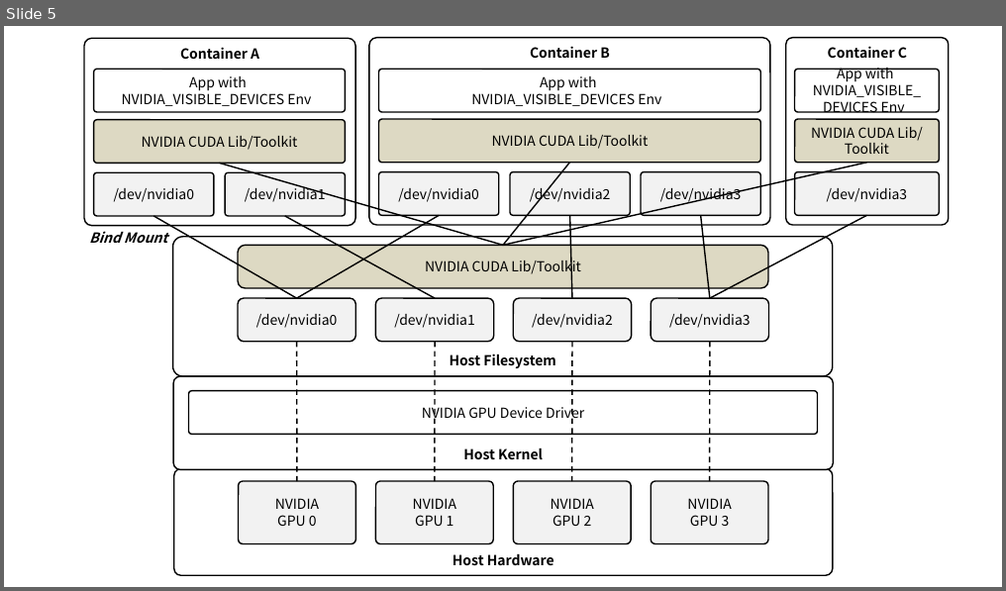
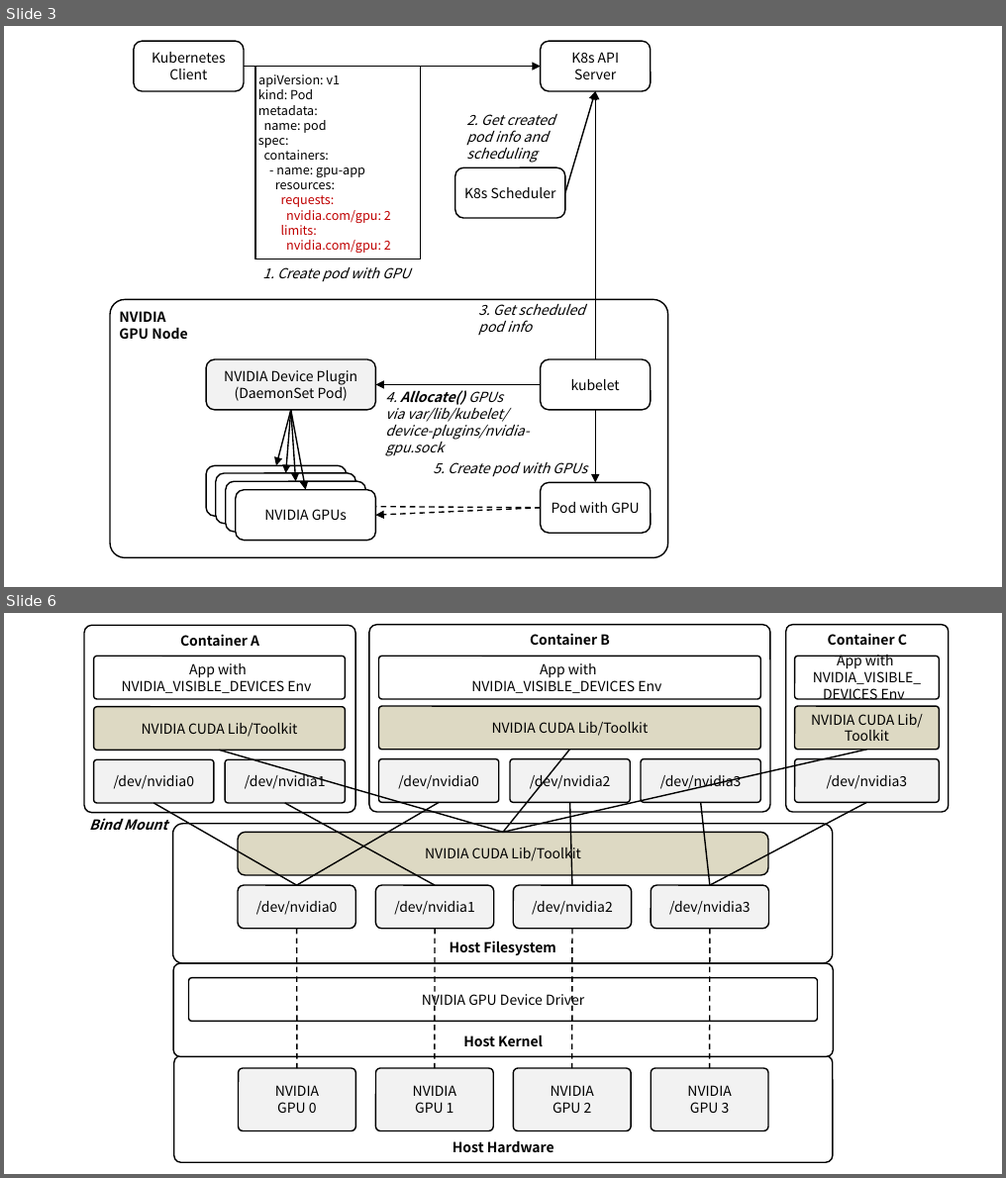
Before and after one commit to ssup2/blog-software, a slide deck: content/docs/theory-analysis/kubernetes-nvidia-device-plugin/images/images.pptx. Shown one above the other, each under a label of ours: slide 5 before the commit, slides 3 and 6 after it; the slides between them are not shown. The pictures are 1006x591 and 1006x1178 pixels, drawn with LibreOffice and Linux fonts; fonts in the diff are those of the drawing. Boxes give left, top, right and bottom in pixels: in the first picture for what was removed or moved away, otherwise in the second. Text is boxed around its words. In the diff, an @@ line names an element or a change of style, - is before the commit and + after.

```diff
--- a/content/docs/theory-analysis/kubernetes-nvidia-device-plugin/images/images.pptx
+++ b/content/docs/theory-analysis/kubernetes-nvidia-device-plugin/images/images.pptx
@@ slide 3 added at (x1=4, y1=26, x2=1002, y2=587), background #FFFFFF @@
@@ rounded rectangle added at (x1=134, y1=41, x2=244, y2=91), fill #FFFFFF, outline #000000 1 pt, 10 pt, text #000000 @@
+Kubernetes
+Client
@@ rounded rectangle added at (x1=540, y1=41, x2=649, y2=91), fill #FFFFFF, outline #000000 1 pt, 10 pt, text #000000 @@
+K8s API
+Server
@@ arrow added from (244, 66) to (540, 66), #000000 1 pt @@
@@ rectangle added at (x1=255, y1=66, x2=420, y2=260), fill #FFFFFF, outline #000000 1 pt, 9 pt, text #000000 @@
+apiVersion: v1
+kind: Pod
+metadata:
+name: pod
+spec:
+containers:
+- name: gpu-app
+resources:
+requests:
+nvidia.com/gpu: 2
+limits:
+nvidia.com/gpu: 2
@@ arrow added from (564, 192) to (596, 91), #000000 1 pt @@
@@ arrow added from (596, 360) to (596, 91), #000000 1 pt @@
@@ rounded rectangle added at (x1=455, y1=123, x2=579, y2=152), 10 pt, text #000000, italic @@
+2. Get created pod info and
+scheduling
@@ rounded rectangle added at (x1=455, y1=168, x2=564, y2=218), fill #FFFFFF, outline #000000 1 pt, 10 pt, text #000000 @@
+K8s Scheduler
@@ text added at (x1=262, y1=268, x2=411, y2=281), 10 pt, text #000000, italic @@
+1. Create pod with GPU
@@ rounded rectangle added at (x1=110, y1=299, x2=667, y2=558), fill #FFFFFF, outline #000000 1 pt, 10 pt, text #000000, bold @@
+NVIDIA
+GPU Node
@@ rounded rectangle added at (x1=467, y1=304, x2=614, y2=333), 10 pt, text #000000, italic @@
+3. Get scheduled
+pod info
@@ rounded rectangle added at (x1=207, y1=360, x2=376, y2=409), fill #F2F2F2, outline #000000 1 pt, 10 pt, text #000000 @@
+NVIDIA Device Plugin
+(DaemonSet Pod)
@@ rounded rectangle added at (x1=540, y1=360, x2=649, y2=409), fill #FFFFFF, outline #000000 1 pt, 10 pt, text #000000 @@
+kubelet
@@ arrow added from (291, 410) to (276, 467), #000000 1 pt @@
@@ arrow added from (291, 410) to (285, 473), #000000 1 pt @@
@@ arrow added from (291, 410) to (305, 490), #000000 1 pt @@
@@ arrow added from (291, 410) to (295, 482), #000000 1 pt @@
@@ arrow added from (540, 385) to (375, 385), #000000 1 pt @@
@@ text added at (x1=385, y1=390, x2=529, y2=457), 10 pt, text #000000, italic @@
+4. Allocate() GPUs
+via var/lib/kubelet/
+device-plugins/nvidia-gpu.sock
@@ arrow added from (596, 410) to (596, 483), #000000 1 pt @@
@@ rounded rectangle added at (x1=207, y1=467, x2=347, y2=516), fill #FFFFFF, outline #000000 1 pt, 14 pt, text #000000 @@
+NVIDA GPU
@@ text added at (x1=433, y1=463, x2=587, y2=476), 10 pt, text #000000, italic @@
+5. Create pod with GPUs
@@ rounded rectangle added at (x1=216, y1=473, x2=355, y2=523), fill #FFFFFF, outline #000000 1 pt, 14 pt, text #000000 @@
+NVIDA GPU
@@ rounded rectangle added at (x1=226, y1=482, x2=365, y2=532), fill #FFFFFF, outline #000000 1 pt, 14 pt, text #000000 @@
+NVIDA GPU
@@ rounded rectangle added at (x1=236, y1=490, x2=375, y2=540), fill #FFFFFF, outline #000000 1 pt, 10 pt, text #000000 @@
+NVIDIA GPUs
@@ rounded rectangle added at (x1=540, y1=483, x2=649, y2=533), fill #FFFFFF, outline #000000 1 pt, 10 pt, text #000000 @@
+Pod with GPU
@@ arrow added from (540, 508) to (365, 507), #000000 1 pt dashed @@
@@ arrow added from (540, 508) to (375, 515), #000000 1 pt dashed @@
@@ what was slide 5 is now slide 6 @@
```
Also in this commit, not shown: 1 slide changed, 2 other slides added, 3 other files.
